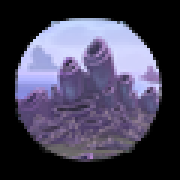
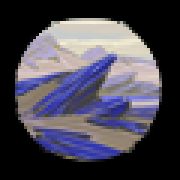
Two versions of the same layered image (180x180). Layer-by-layer changes:
added layer "Layer 3" above "Layer 1" over [15, 18, 162, 162]
